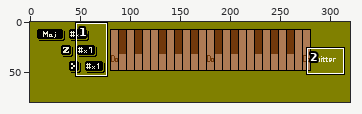
File history of a sprite sheet, 2kki/fr/Picture/kura_Piano_Base01.png. The first picture is a wide view before the edit; the outline marks the close-up.
Close-up. Before the edit:
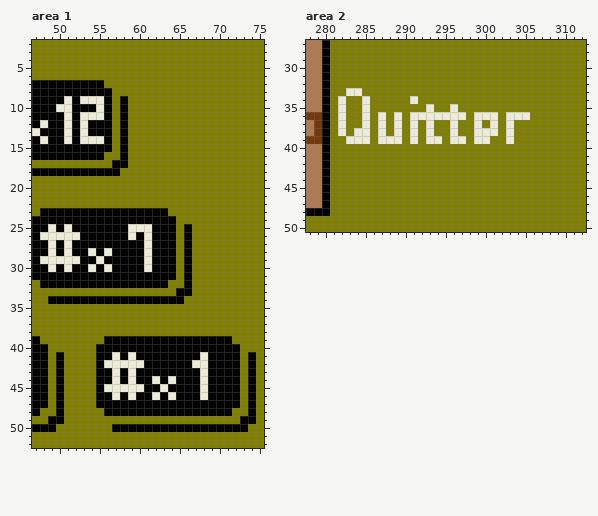
The file is 320x80 pixels. Shown: area 1: x 47..75, y 2..52; area 2: x 278..312, y 27..50.
And afterwards:
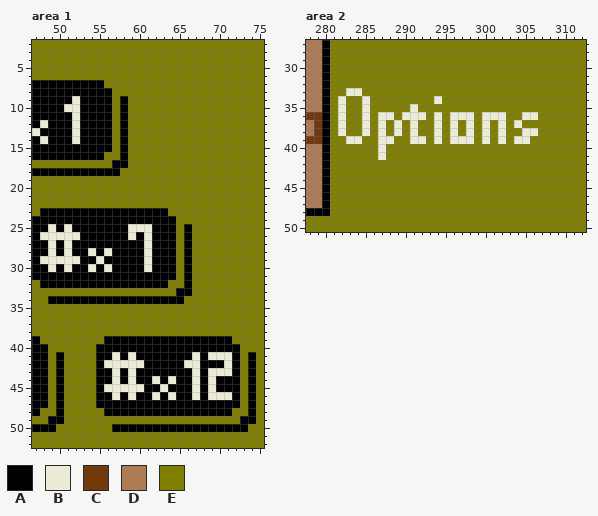
Palette (. is transparent): A #000000  B #ebebd7  C #72390c  D #ae7b55  E #808000
The author wrote: Update the piano in Urotsuki's Dream Room (en, fr, ru)
Difference:
--- area 1
@@ x 48..57 @@
  8 AAAAAAAAAE
- 9 AAABABBBAE
-10 AABBAAABAE
-11 AAABABBBAE
-12 BAABABAAAE
-13 AAABABAAAE
-14 BAABABBBAE
+ 9 AAAABAAAAE
+10 AAABBAAAAE
+11 AAAABAAAAE
+12 BAAABAAAAE
+13 AAAABAAAAE
+14 BAAABAAAAE
 15 AAAAAAAAAE
@@ x 64..73 @@
 40 AAAAAAAAAE
-41 AAAABAAAAE
-42 AAABBAAAAE
-43 AAAABAAAAE
-44 BAAABAAAAE
-45 AAAABAAAAE
-46 BAAABAAAAE
+41 AAABABBBAE
+42 AABBAAABAE
+43 AAABABBBAE
+44 BAABABAAAE
+45 AAABABAAAE
+46 BAABABBBAE
 47 AAAAAAAAAE
--- area 2
@@ x 278..312 @@
 33 DDAEEBBEEEEEEEEEEEEEEEEEEEEEEEEEEEE
-34 DDAEBEEBEEEEEBEEEEEEEEEEEEEEEEEEEEE
-35 DDAEBEEBEEEEEEEBEEBEEEEEEEEEEEEEEEE
-36 CCAEBEEBEBEBEBBBBBBBEBBBEBBBEEEEEEE
-37 DCAEBEEBEBEBEBEBEEBEEBEBEBEEEEEEEEE
-38 DCAEBEBBEBEBEBEBEEBEEBBBEBEEEEEEEEE
-39 CCAEEBBBEBBBEBEBBEBBEBBEEBEEEEEEEEE
-40 DDAEEEEEEEEEEEEEEEEEEEEEEEEEEEEEEEE
-41 DDAEEEEEEEEEEEEEEEEEEEEEEEEEEEEEEEE
+34 DDAEBEEBEEEEEEEEBEEEEEEEEEEEEEEEEEE
+35 DDAEBEEBEEEEEBEEEEEEEEEEEEEEEEEEEEE
+36 CCAEBEEBEBBEBBBEBEBBBEBBBEEBBEEEEEE
+37 DCAEBEEBEBEBEBEEBEBEBEBEBEBEEEEEEEE
+38 DCAEBEEBEBEBEBEEBEBEBEBEBEEBBEEEEEE
+39 CCAEEBBEEBBEEBBEBEBBBEBEBEBBEEEEEEE
+40 DDAEEEEEEBEEEEEEEEEEEEEEEEEEEEEEEEE
+41 DDAEEEEEEBEEEEEEEEEEEEEEEEEEEEEEEEE
 42 DDAEEEEEEEEEEEEEEEEEEEEEEEEEEEEEEEE
